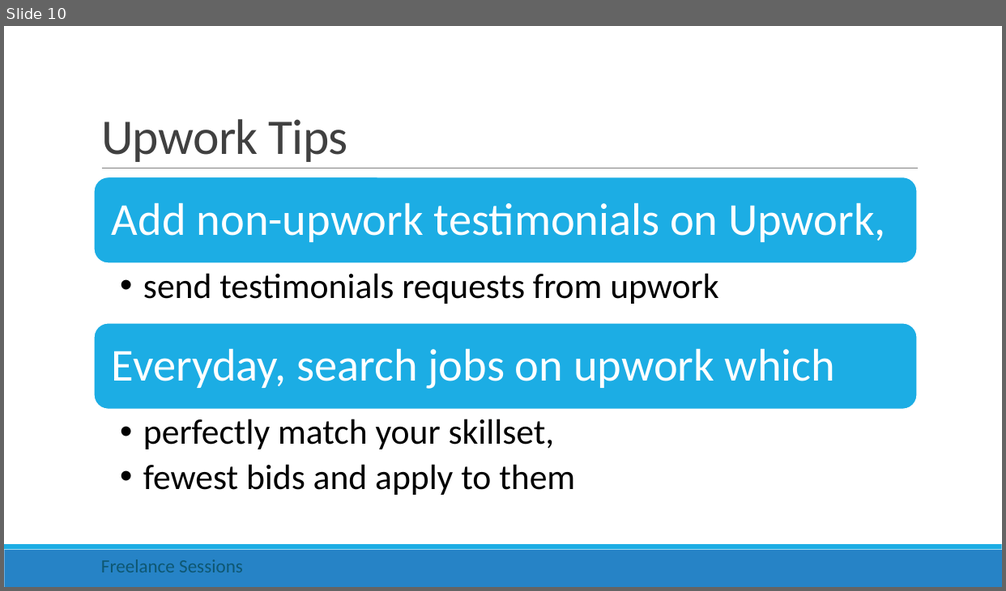
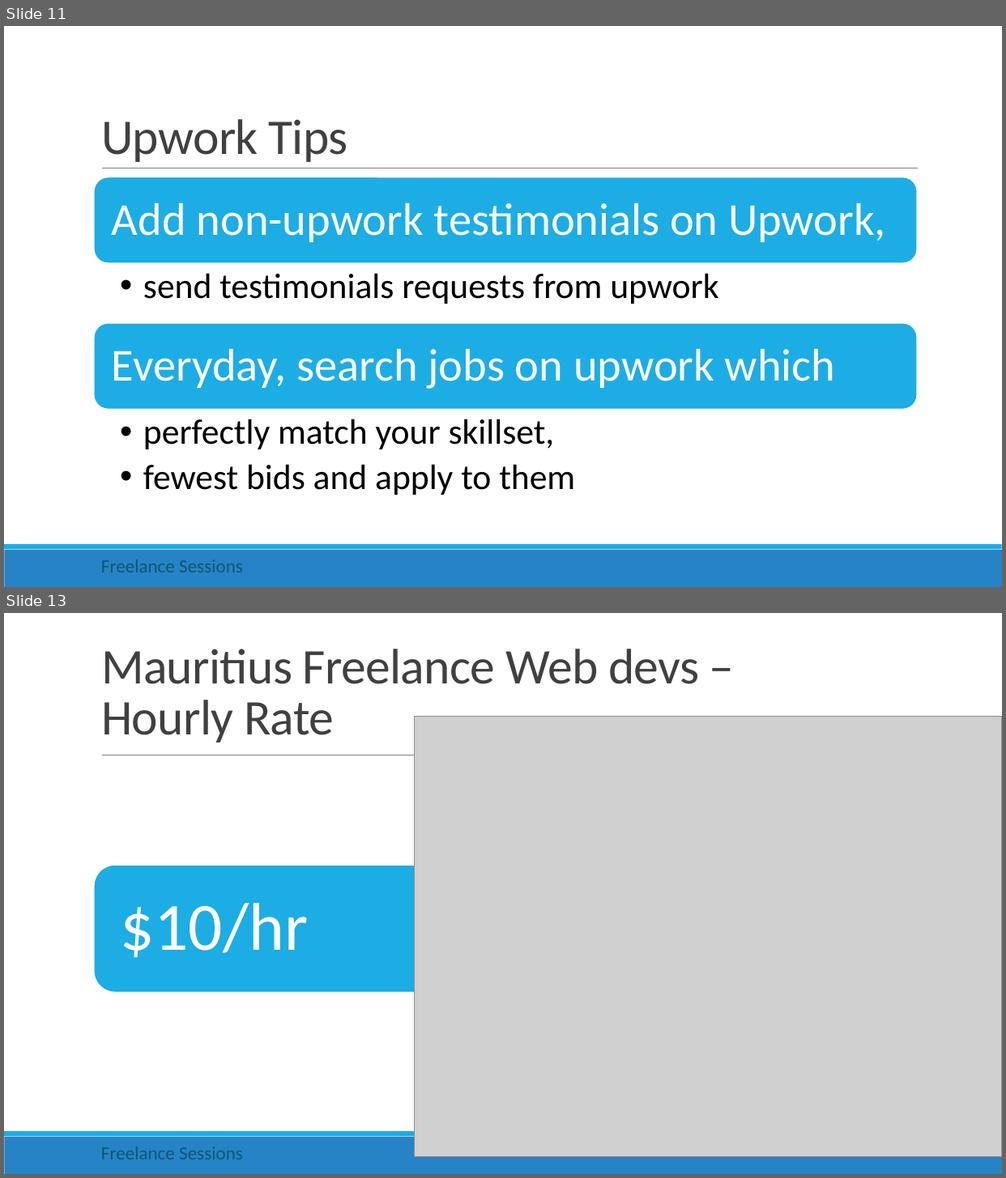
Before and after one commit to rishigujadhur1/Slides, a slide deck: Freelancing/Freelance Session 1.pptx. Shown one above the other, each under a label of ours: slide 10 before the commit, slides 11 and 13 after it; the slides between them are not shown. The pictures are 1006x591 and 1006x1178 pixels, drawn with LibreOffice and Linux fonts; fonts in the diff are those of the drawing; grey boxes stand for pictures. Boxes give left, top, right and bottom in pixels: in the first picture for what was removed or moved away, otherwise in the second. Text is boxed around its words. In the diff, an @@ line names an element or a change of style, - is before the commit and + after.

Commit message:
Upwork Mauritius Prices and Tips

```diff
--- a/Freelancing/Freelance Session 1.pptx
+++ b/Freelancing/Freelance Session 1.pptx
@@ slide 13 added at (x1=4, y1=613, x2=1002, y2=1174), background #FFFFFF; not listed: 3 template elements that a slide beside it also shows @@
@@ title added at (x1=101, y1=649, x2=699, y2=743), 48 pt, text #404040 @@
+Mauritius Freelance Web devs –
+Hourly Rate
@@ picture added at (x1=414, y1=717, x2=1002, y2=1157) @@
@@ rounded rectangle added at (x1=94, y1=865, x2=918, y2=993), fill #1CADE4, outline #FFFFFF 1.25 pt @@
@@ text added at (x1=121, y1=903, x2=309, y2=958), 65 pt, text #FFFFFF @@
+$10/hr
@@ text added at (x1=101, y1=1147, x2=243, y2=1160), 18 pt, text #0E5772 @@
+Freelance Sessions
@@ what was slide 10 is now slide 11 @@
```
Also in this commit, not shown: 1 slide changed, 6 other slides added, 1 slide removed.
